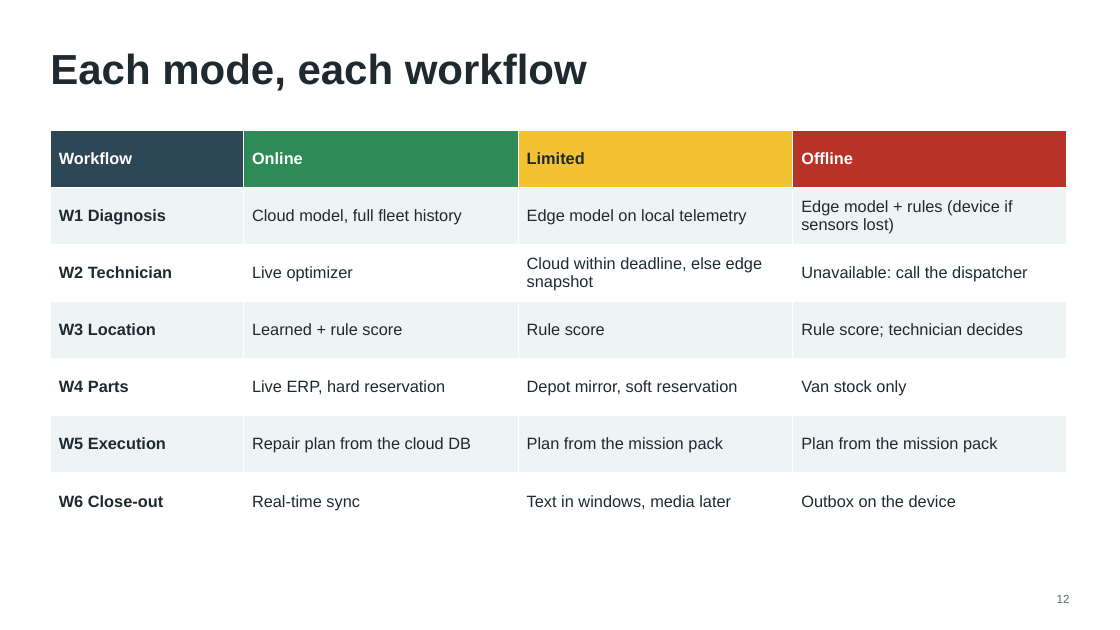
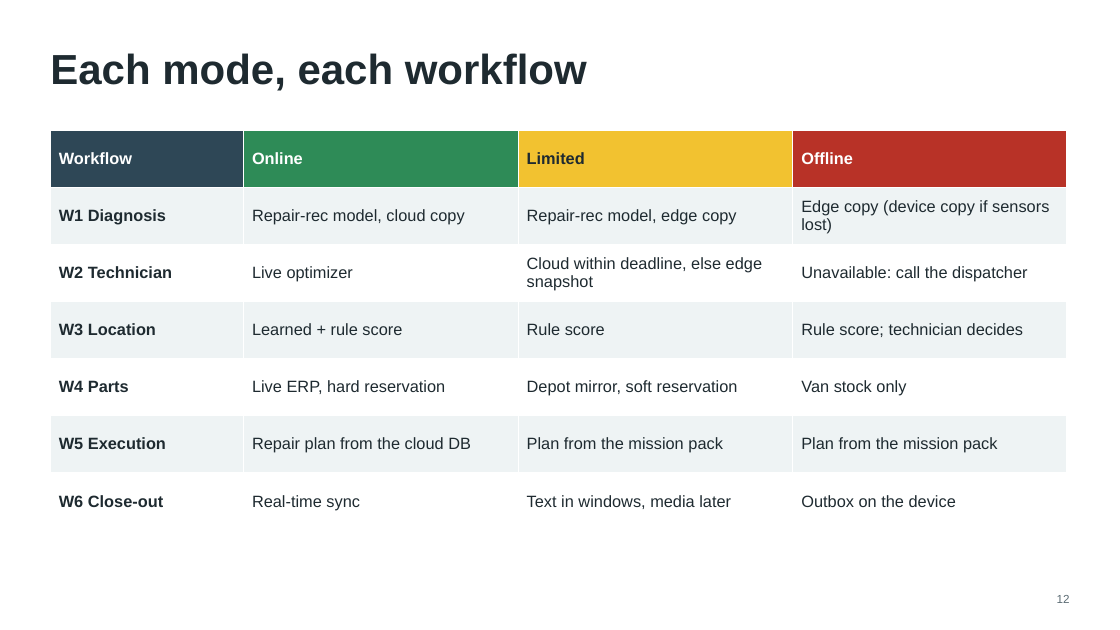
Before and after one commit to chandra50/hybrid-ai-service, a slide deck: slide 12 of docs/hybrid-ai-design.pptx. Drawn at 1120x630 pixels with LibreOffice and Linux fonts; fonts in the diff are those of the drawing. Boxes give left, top, right and bottom in pixels: in the first picture for what was removed or moved away, otherwise in the second. Text is boxed around its words. In the diff, an @@ line names an element or a change of style, - is before the commit and + after.

```diff
--- a/docs/hybrid-ai-design.pptx
+++ b/docs/hybrid-ai-design.pptx
@@ table at <box>50,130,1067,530</box> @@
-row 2: W1 Diagnosis | Cloud model, full fleet history | Edge model on local telemetry | Edge model + rules (device if sensors lost)
+row 2: W1 Diagnosis | Repair-rec model, cloud copy | Repair-rec model, edge copy | Edge copy (device copy if sensors lost)
```
Also in this commit, not shown: 5 other slides changed, 15 other files.
